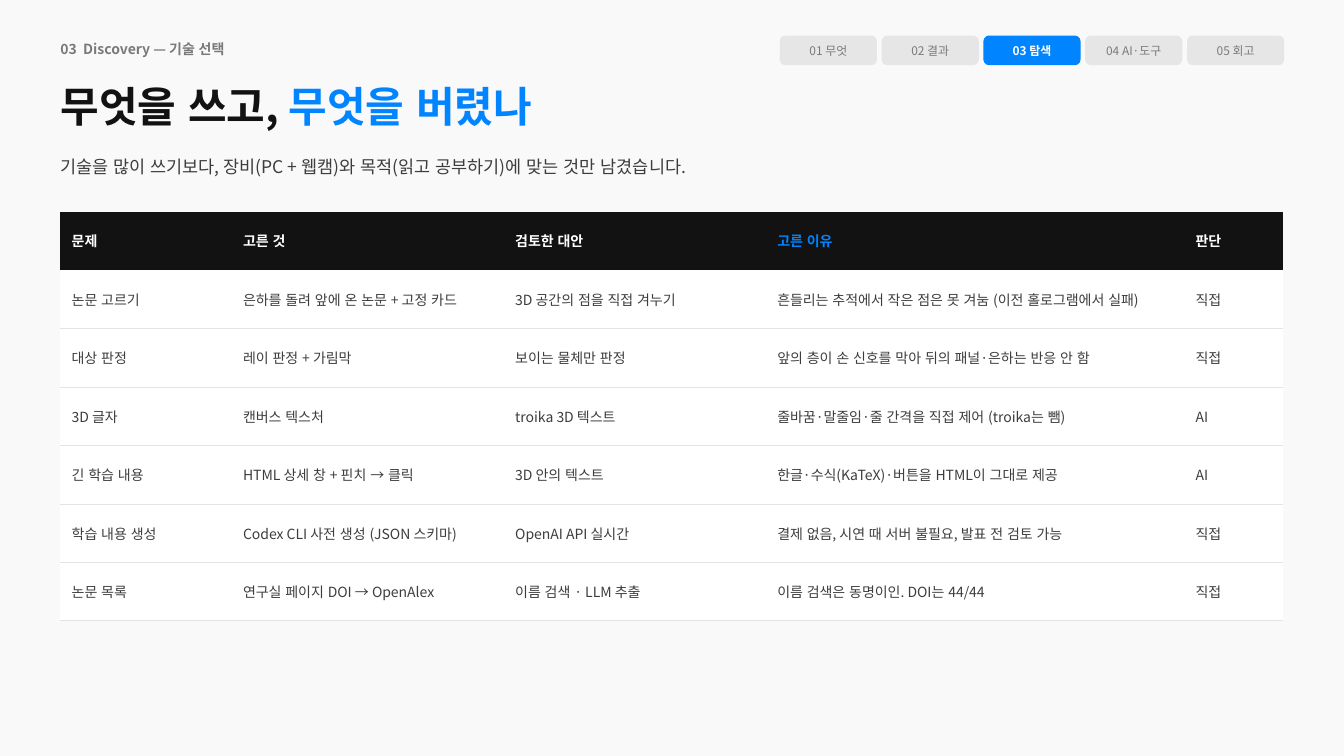
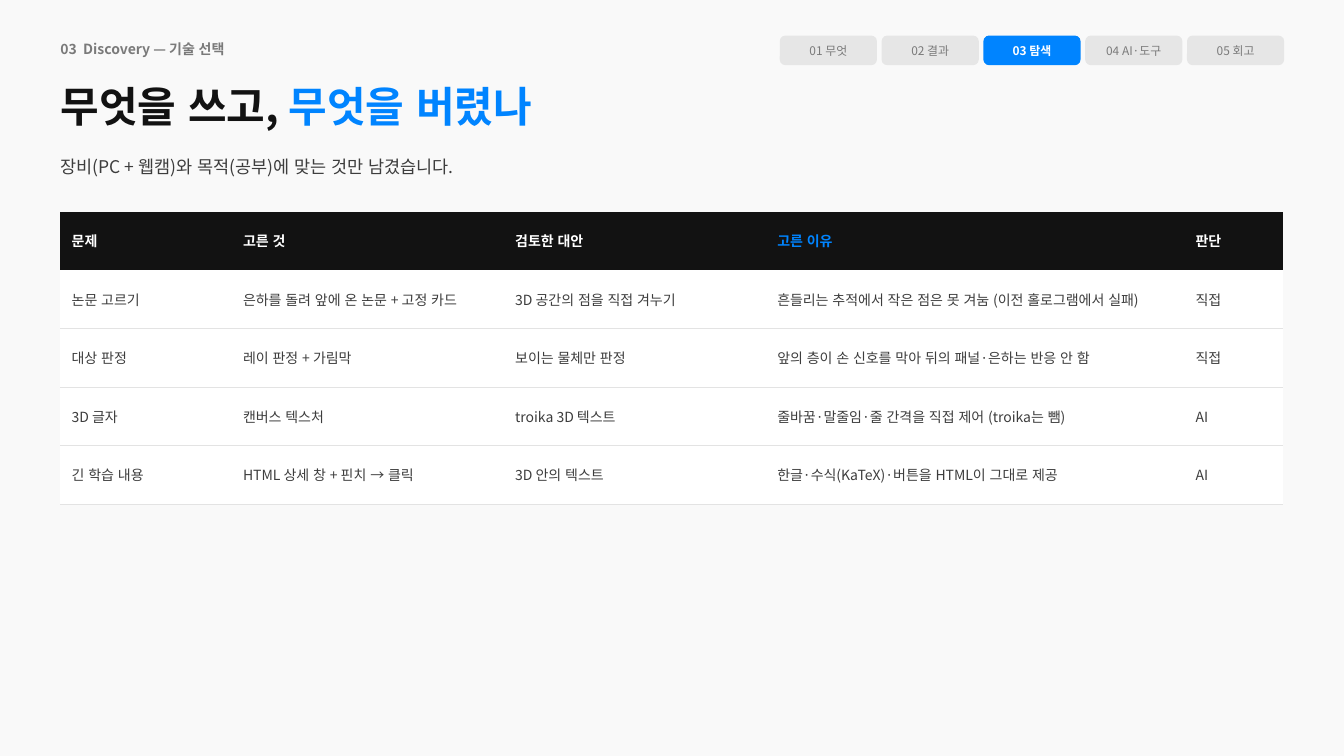
Before and after one commit to gunhyeok0803/Immersive_Interaction, a slide deck: slide 14 of presentation/slides.pptx. Drawn at 1344x756 pixels with LibreOffice and Linux fonts; fonts in the diff are those of the drawing. Boxes give left, top, right and bottom in pixels: in the first picture for what was removed or moved away, otherwise in the second. Text is boxed around its words. In the diff, an @@ line names an element or a change of style, - is before the commit and + after.

```diff
--- a/presentation/slides.pptx
+++ b/presentation/slides.pptx
@@ text at box(60, 158, 453, 177): text changed @@
-기술을 많이 쓰기보다, 장비(PC + 웹캠)와 목적(읽고 공부하기)에 맞는 것만 남겼습니다.
+장비(PC + 웹캠)와 목적(공부)에 맞는 것만 남겼습니다.
@@ table at box(60, 212, 1284, 504) @@
-row 6: 학습 내용 생성 | Codex CLI 사전 생성 (JSON 스키마) | OpenAI API 실시간 | 결제 없음, 시연 때 서버 불필요, 발표 전 검토 가능 | 직접
-row 7: 논문 목록 | 연구실 페이지 DOI → OpenAlex | 이름 검색 · LLM 추출 | 이름 검색은 동명이인. DOI는 44/44 | 직접
```
Also in this commit, not shown: 21 other slides changed, 1 other file.
